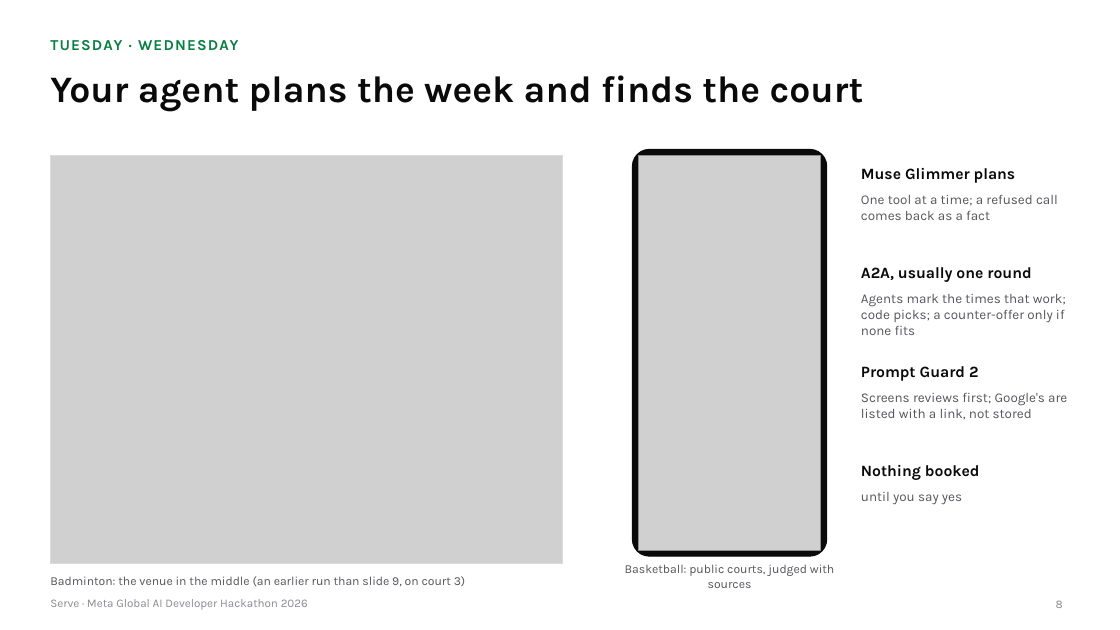
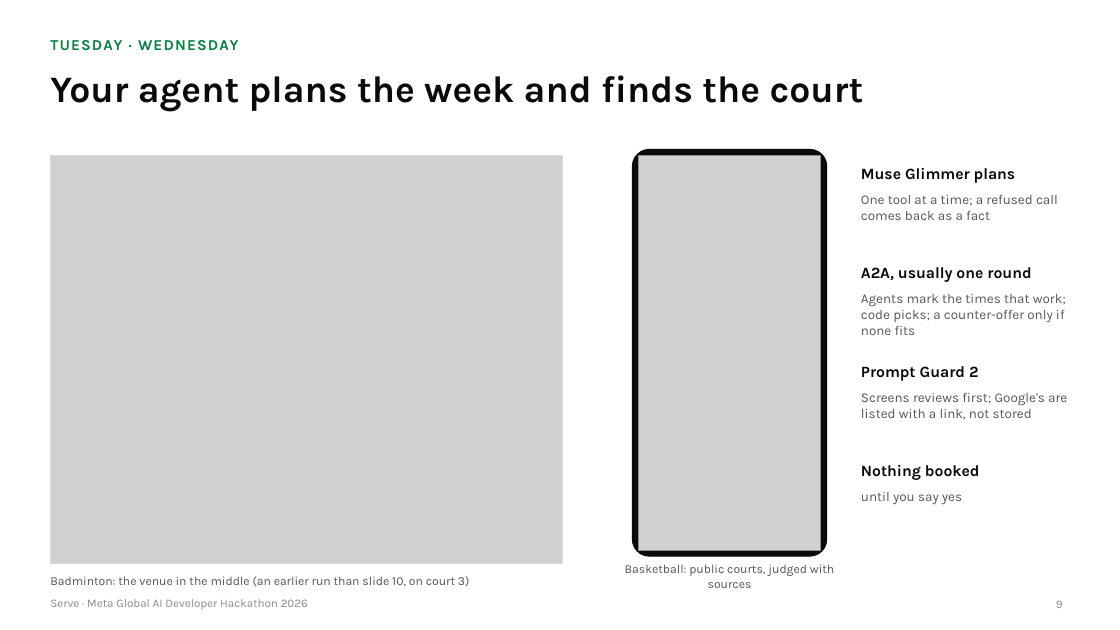
Before and after one commit to gino6178/serve-meta-hackathon, a slide deck: slide 9 of video/deck/Serve_Meta_deck.pptx (slide 8 before the commit). Drawn at 1120x630 pixels with LibreOffice and Linux fonts; fonts in the diff are those of the drawing; grey boxes stand for pictures. Boxes give left, top, right and bottom in pixels: in the first picture for what was removed or moved away, otherwise in the second. Text is boxed around its words. In the diff, an @@ line names an element or a change of style, - is before the commit and + after.

```diff
--- a/video/deck/Serve_Meta_deck.pptx
+++ b/video/deck/Serve_Meta_deck.pptx
@@ text at bbox=[50, 576, 470, 586]: text changed @@
-Badminton: the venue in the middle (an earlier run than slide 9, on court 3)
+Badminton: the venue in the middle (an earlier run than slide 10, on court 3)
```
Also in this commit, not shown: 6 other slides changed, 1 slide added, 15 other files.
